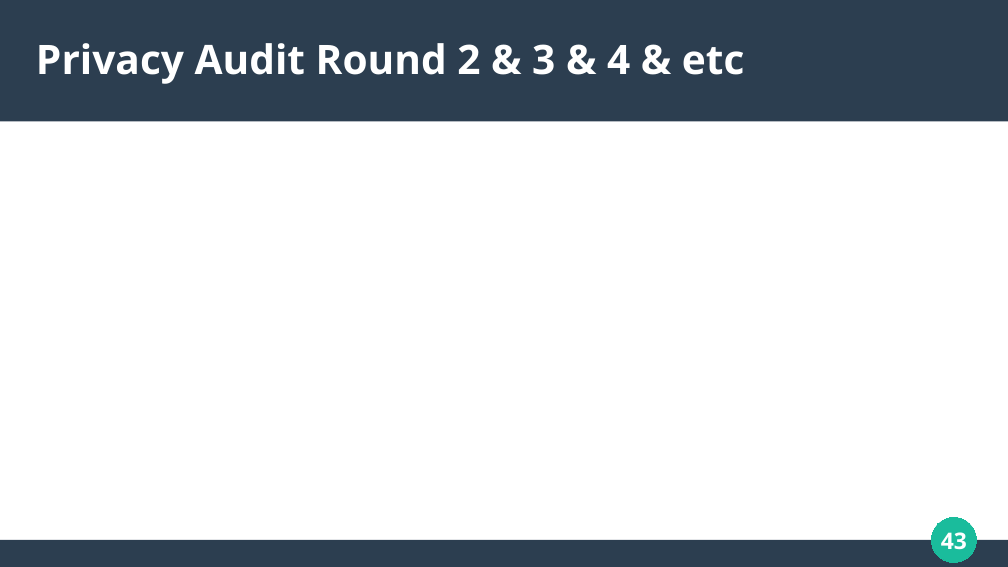
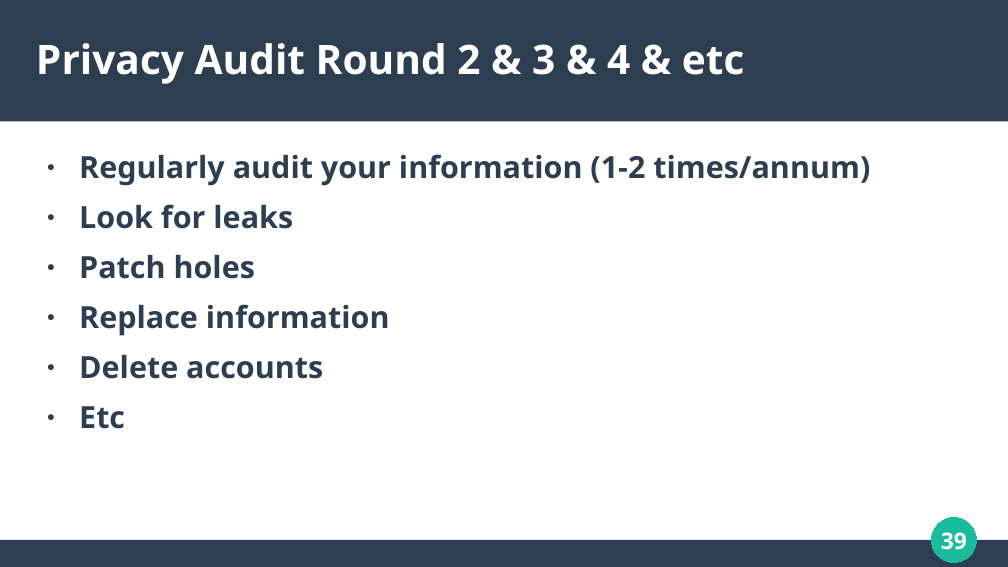
Before and after one commit to RealAsira/OwnYourOSINT, a slide deck: slide 39 of Own Your OSINT.odp (slide 43 before the commit). Drawn at 1008x567 pixels with LibreOffice and Linux fonts; fonts in the diff are those of the drawing. Boxes give left, top, right and bottom in pixels: in the first picture for what was removed or moved away, otherwise in the second. Text is boxed around its words. In the diff, an @@ line names an element or a change of style, - is before the commit and + after.

```diff
--- a/Own Your OSINT.odp
+++ b/Own Your OSINT.odp
@@ text added at (79,154,870,429), 24 pt, text #2C3E50, bold @@
+● Regularly audit your information (1-2 times/annum)
+● Look for leaks
+● Patch holes
+● Replace information
+● Delete accounts
+● Etc
@@ page number at (941,532,967,550): text changed @@
-43
+39
```
Also in this commit, not shown: 18 other slides changed, 4 slides added, 8 slides removed.
